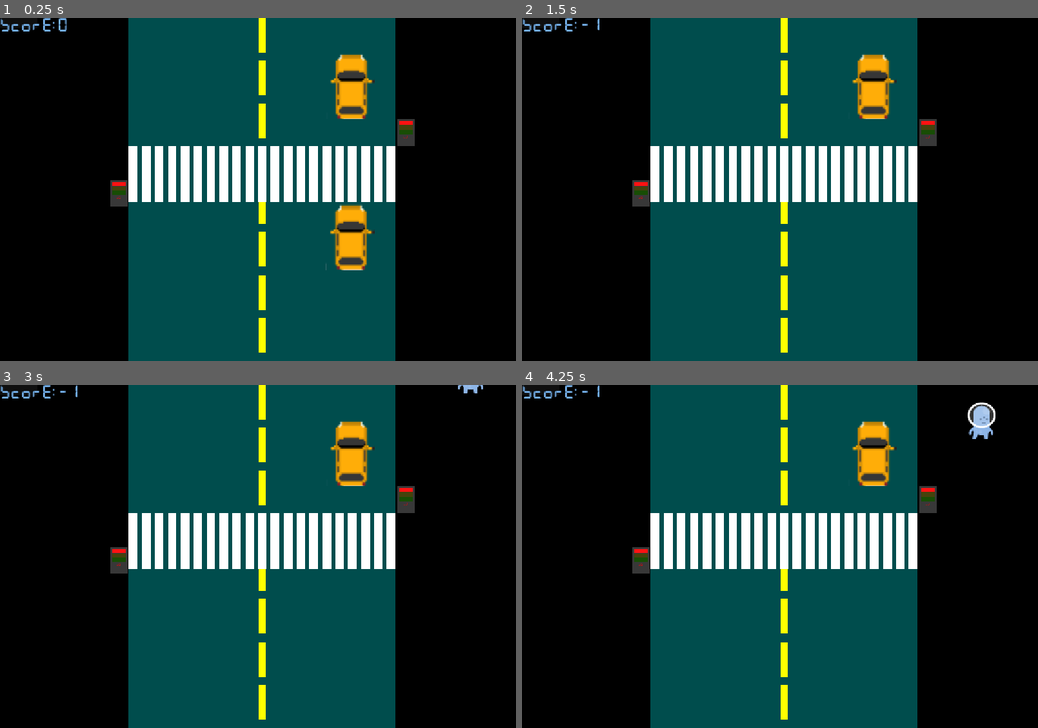
Above: before the commit, frames 1-4 (two rows, left to right).
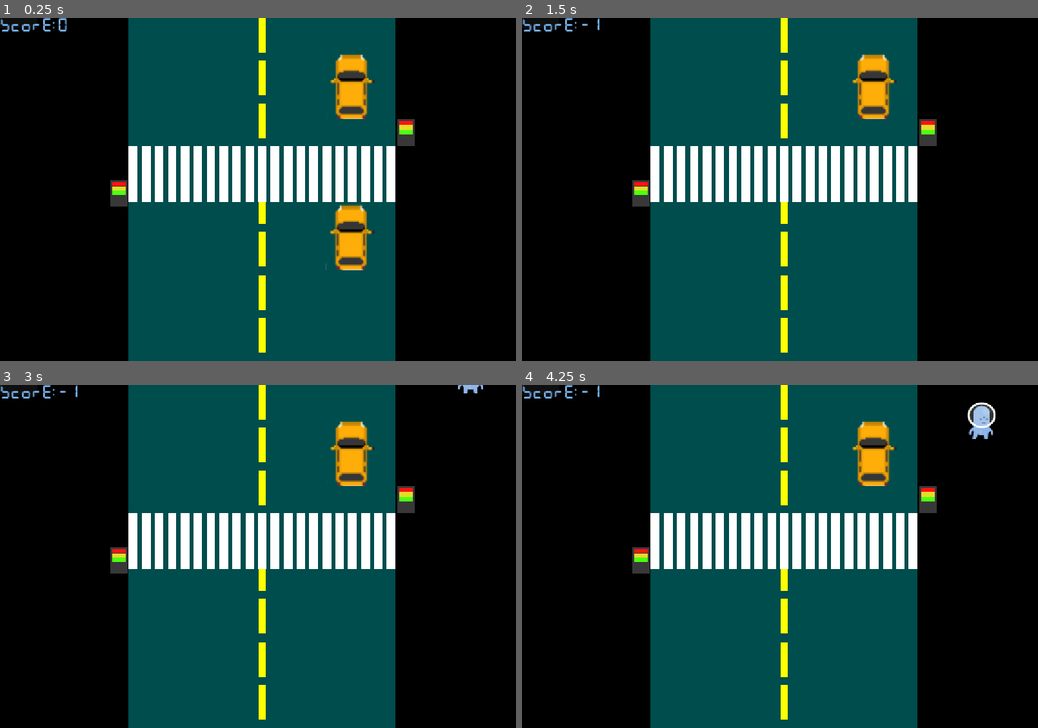
Above: after the commit, the same moments.

Repository: Peekabooo123/GodotGame
Game: Godot game, scene res://scenes/Main/main.tscn
The game is run twice, just before and just after one commit, with the same random seed, the same clock (stepped at 60 frames per second) and the same inputs.
Inputs (mouse positions are in pixels of both pictures, inside the frame that each line leads up to):
- Up to frame 1 (0.25 s): no input
- Up to frame 2 (1.5 s): move the mouse to (893, 172) at 0.52 s; click (893, 172) at 0.67 s; tap Enter at 1.25 s; move the mouse to (676, 206) at 1.27 s; click (676, 206) at 1.42 s
- Up to frame 3 (3 s): tap Space at 2 s; move the mouse to (309, 481) at 2.02 s; click (309, 481) at 2.17 s; tap Enter at 2.75 s; move the mouse to (232, 625) at 2.77 s; click (232, 625) at 2.92 s
- Up to frame 4 (4.25 s): move the mouse to (934, 607) at 3.52 s; click (934, 607) at 3.67 s

The runs differ from the first frame. In frame 1, 0.1% of the frame differs, in the area x 21-80%, y 31-53%; in frame 2, 0.1%; in frame 3, 0.1%; in frame 4, 0.1%.

Commit message:
trafficlights

Diff:
--- /dev/null
+++ b/scenes/Main/intersection.gd
@@ -0,0 +1,10 @@
+extends Node2D
+
+@onready var TrafficLight_left = $TrafficLight_left
+@onready var TrafficLight_right = $TrafficLight_right
+
+@onready var controller = $TrafficLightController
+
+func _ready() -> void:
+	TrafficLight_left.setup(controller)
+	TrafficLight_right.setup(controller)
--- a/scenes/Main/intersection.tscn
+++ b/scenes/Main/intersection.tscn
@@ -1,9 +1,21 @@
 [gd_scene format=3 uid="uid://bykvwocobl6uj"]
 
+[ext_resource type="Script" uid="uid://bxqtikbf7081t" path="res://scenes/Main/intersection.gd" id="1_dx4cv"]
 [ext_resource type="PackedScene" uid="uid://bvb3byn3c62l7" path="res://scenes/TrafficLight/traffic_light.tscn" id="1_iyqbx"]
+[ext_resource type="Script" uid="uid://dpm1buxwydqel" path="res://scenes/Main/traffic_light_controller.gd" id="2_el7se"]
 
 [node name="Intersection" type="Node2D" unique_id=1546977067]
+script = ExtResource("1_dx4cv")
 
-[node name="TrafficLight" parent="." unique_id=1712757861 instance=ExtResource("1_iyqbx")]
-position = Vector2(943, 289)
+[node name="TrafficLight_left" parent="." unique_id=1712757861 instance=ExtResource("1_iyqbx")]
+position = Vector2(373, 425.99997)
 scale = Vector2(0.4, 0.4)
+
+[node name="TrafficLight_right" parent="." unique_id=1340886710 instance=ExtResource("1_iyqbx")]
+position = Vector2(561, 425)
+scale = Vector2(0.4, 0.4)
+
+[node name="TrafficLightController" type="Node2D" parent="." unique_id=1339215505]
+script = ExtResource("2_el7se")
+
+[node name="StateTimer" type="Timer" parent="TrafficLightController" unique_id=1870520059]
--- a/scenes/Main/main.gd
+++ b/scenes/Main/main.gd
@@ -8,7 +8,7 @@
 @onready var BackgroundMusic: AudioStreamPlayer = $BackgroundMusic
 
 func _ready() -> void:
-	BackgroundMusic.play()
+	#BackgroundMusic.play()
 	pedestrian_spawner.setup(background, pedestrians_container)
 	#var points = background.get_pedestrian_points()
 
--- /dev/null
+++ b/scenes/Main/traffic_light_controller.gd
@@ -0,0 +1,42 @@
+extends Node2D
+
+signal state_changed(state: TrafficLightState)
+
+enum TrafficLightState { RED, YELLOW, GREEN }
+
+@export var red_duration: float = 6.0
+@export var yellow_duration: float = 10.0
+@export var green_duration: float = 30.0
+@onready var timer: Timer = $StateTimer
+
+var current_state: int = TrafficLightState.RED
+
+func _ready() -> void:
+	timer.one_shot = true
+	timer.timeout.connect(_on_timer_timeout)
+	_enter_state(current_state)
+
+func _enter_state(new_state: TrafficLightState) -> void:
+	current_state = new_state
+	state_changed.emit(current_state)
+	match current_state:
+		TrafficLightState.RED:
+			timer.start(red_duration)
+		TrafficLightState.YELLOW:
+			timer.start(yellow_duration)
+		TrafficLightState.GREEN:
+			timer.start(green_duration)
+
+
+func _on_timer_timeout() -> void:
+	match current_state:
+		TrafficLightState.RED:
+			_enter_state(TrafficLightState.GREEN)
+		TrafficLightState.YELLOW:
+			_enter_state(TrafficLightState.RED)
+		TrafficLightState.GREEN:
+			_enter_state(TrafficLightState.YELLOW)
+
+
+func get_time_left() -> float:
+	return timer.time_left
--- a/scenes/TrafficLight/traffic_light.gd
+++ b/scenes/TrafficLight/traffic_light.gd
@@ -1,61 +1,42 @@
 class_name TrafficLights
 extends Node2D
-
-#enum State { RED, YELLOW, GREEN }
-
-@export var red_duration: float = 60.0
-@export var yellow_duration: float = 5.0
-@export var green_duration: float = 15.0
-
-var current_state: Eventbus.TrafficLightState = Eventbus.TrafficLightState.RED
 
 @onready var red_light: ColorRect = $RedLight
 @onready var yellow_light: ColorRect = $YellowLight
 @onready var green_light: ColorRect = $GreenLight
-@onready var timer: Timer = $StateTimer
 @onready var label: Label = $Label
 
-func _ready() -> void:
-	timer.one_shot = true
-	timer.timeout.connect(_on_timer_timeout)
-	_enter_state(Eventbus.TrafficLightState.RED)
+var controller: Node2D = null
+
+
+
+func setup(p_controller: Node2D) -> void:
+	controller = p_controller
+	controller.state_changed.connect(_update_visuals)
+	_update_visuals(controller.current_state)
+
+
 
 func _process(delta: float) -> void:
+	if controller == null:
+		return
 	_update_countdown_label()
 
+
 func _update_countdown_label():
-	var seconds_left = ceil(timer.time_left)
-	label.text = str(int(seconds_left))
+
+	label.text = str(int(controller.get_time_left()))
 
 
-func _enter_state(new_state: Eventbus.TrafficLightState) -> void:
-	current_state = new_state
-	_update_visuals()
-	Eventbus.current_traffic_light_state = new_state
-	#Eventbus.traffic_light_state_changed.emit(current_state)
+func _update_visuals(state: int) -> void:
+	var dim := Color(0.3, 0.3, 0.3)
+	red_light.modulate = Color.WHITE if state == Eventbus.TrafficLightState.RED else dim
+	yellow_light.modulate = Color.WHITE if state == Eventbus.TrafficLightState.YELLOW else dim
+	green_light.modulate = Color.WHITE if state == Eventbus.TrafficLightState.GREEN else dim
 
-	match current_state:
-		Eventbus.TrafficLightState.RED:
-			timer.start(red_duration)
-			label.modulate = Color.RED
-		Eventbus.TrafficLightState.YELLOW:
-			timer.start(yellow_duration)
-			label.modulate = Color.YELLOW
-		Eventbus.TrafficLightState.GREEN:
-			timer.start(green_duration)
-			label.modulate = Color.GREEN
-
-func _on_timer_timeout() -> void:
-	match current_state:
-		Eventbus.TrafficLightState.RED:
-			_enter_state(Eventbus.TrafficLightState.GREEN)
-		Eventbus.TrafficLightState.GREEN:
-			_enter_state(Eventbus.TrafficLightState.YELLOW)
-		Eventbus.TrafficLightState.YELLOW:
-			_enter_state(Eventbus.TrafficLightState.RED)
-
-func _update_visuals() -> void:
-	var dim := Color(0.3, 0.3, 0.3)
-	red_light.modulate = Color.WHITE if current_state == Eventbus.TrafficLightState.RED else dim
-	yellow_light.modulate = Color.WHITE if current_state == Eventbus.TrafficLightState.YELLOW else dim
-	green_light.modulate = Color.WHITE if current_state == Eventbus.TrafficLightState.GREEN else dim
+	if state == Eventbus.TrafficLightState.RED:
+		label.modulate = Color.RED
+	elif state == Eventbus.TrafficLightState.YELLOW:
+		label.modulate = Color.YELLOW
+	else:
+		label.modulate = Color.GREEN
--- a/scenes/TrafficLight/traffic_light.tscn
+++ b/scenes/TrafficLight/traffic_light.tscn
@@ -52,6 +52,4 @@
 vertical_alignment = 1
 metadata/_edit_use_anchors_ = true
 
-[node name="StateTimer" type="Timer" parent="." unique_id=1500769841]
-
 [node name="Sprite2D" type="Sprite2D" parent="." unique_id=1014375326]
Not shown, added: scenes/Main/intersection.gd.uid
Not shown, added: scenes/Main/traffic_light_controller.gd.uid
